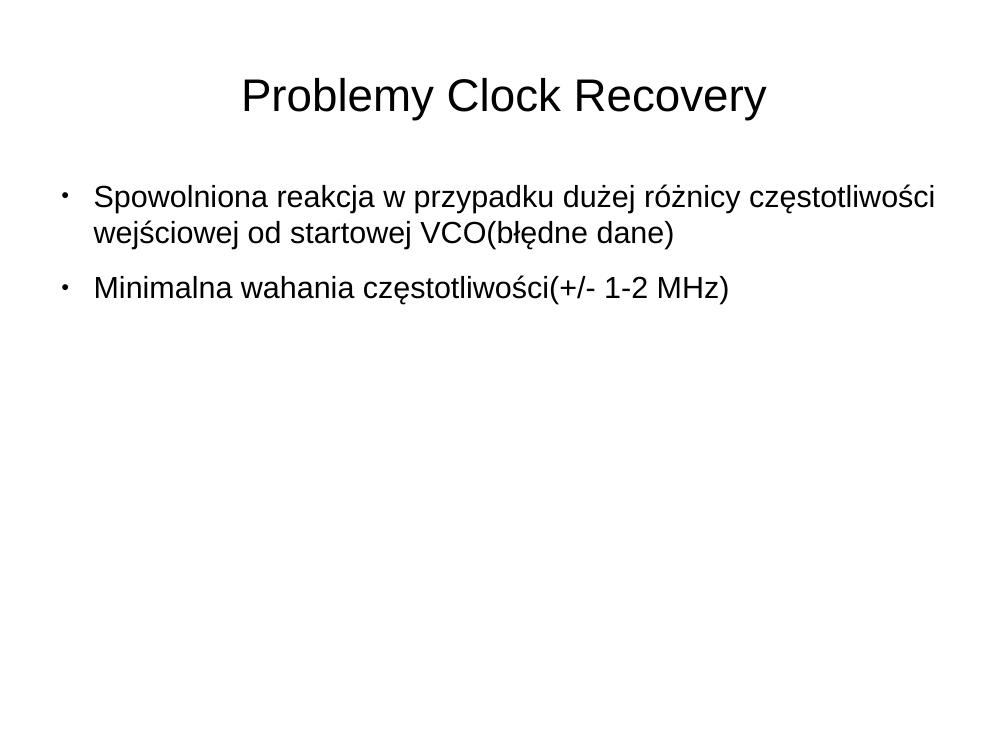
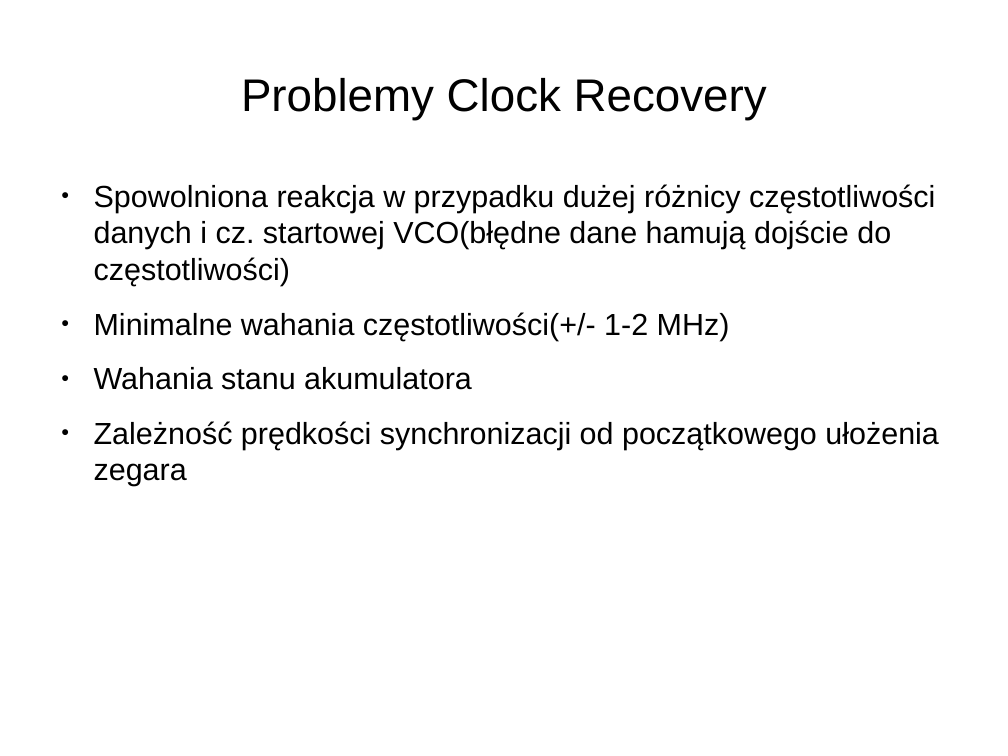
Before and after one commit to joannabp/ProjektSynopsys, a slide deck: slide 21 of Untitled 1.odp (slide 4 before the commit). Drawn at 1008x756 pixels with LibreOffice and Linux fonts; fonts in the diff are those of the drawing. Boxes give left, top, right and bottom in pixels: in the first picture for what was removed or moved away, otherwise in the second. Text is boxed around its words. In the diff, an @@ line names an element or a change of style, - is before the commit and + after.

```diff
--- a/Untitled 1.odp
+++ b/Untitled 1.odp
@@ text at (x1=94, y1=184, x2=939, y2=486): text changed @@
-● Spowolniona reakcja w przypadku dużej różnicy częstotliwości wejściowej od startowej VCO(błędne dane)
-● Minimalna wahania częstotliwości(+/- 1-2 MHz)
+● Spowolniona reakcja w przypadku dużej różnicy częstotliwości danych i cz. startowej VCO(błędne dane hamują dojście do częstotliwości)
+● Minimalne wahania częstotliwości(+/- 1-2 MHz)
+● Wahania stanu akumulatora
+● Zależność prędkości synchronizacji od początkowego ułożenia zegara
```
Also in this commit, not shown: 5 other slides changed, 11 slides added, 1 other file.
